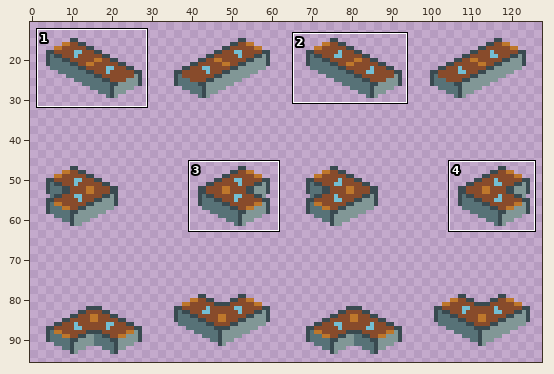
Sprite sheet -- LD48/Assets/Sprites/Conveyors.png. Above: a wide view before the commit, with the close-up outlined.
Close-up. Before the commit:
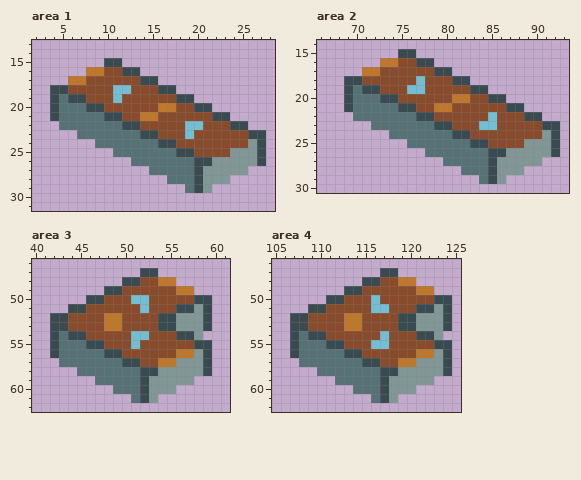
The file is 128x96 pixels. Shown: area 1: x 2..28, y 13..31; area 2: x 66..93, y 14..30; area 3: x 40..61, y 46..62; area 4: x 105..125, y 46..62. The wide view leaves out empty margins. The commit also changed other parts of the picture, which this record leaves out.
Once edited:
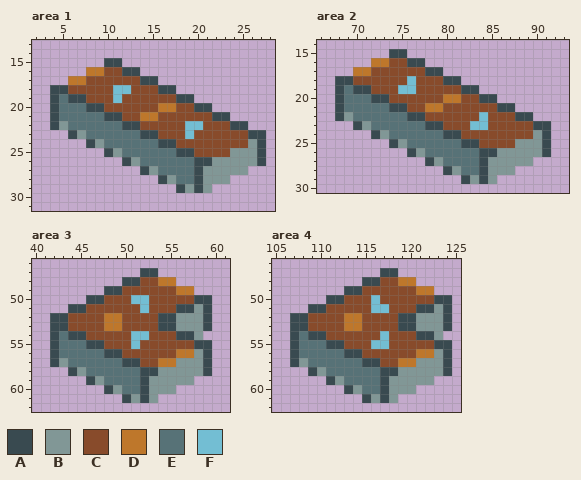
Palette (. is transparent): A #394a50  B #819796  C #884b2b  D #be772b  E #577277  F #73bed3
Diff:
--- area 1
@@ x 2..28 @@
 21 ..AEEEEEAACCDDCCCCCCAA.....
-22 ...EEEEEEEAACCCCCFFCCCAA...
-23 .....EEEEEEEAACCCFCCCCCCAA.
-24 .......EEEEEEEAACCCCCCCCBA.
-25 .........EEEEEEEAACCCCBBBA.
-26 ...........EEEEEEEAABBBBBA.
-27 .............EEEEEABBBBB...
-28 ...............EEEABBB.....
-29 .................EAB.......
+22 ..ABEEEEEEAACCCCCFFCCCAA...
+23 ....ABEEEEEEAACCCFCCCCCCAA.
+24 ......ABEEEEEEAACCCCCCCCBA.
+25 ........ABEEEEEEAACCCCBBBA.
+26 ..........ABEEEEEEAABBBBBA.
+27 ............ABEEEEABBBBB...
+28 ..............ABEEABBB.....
+29 ................ABAB.......
 30 ...........................
--- area 2
@@ x 66..93 @@
 14 ............................
-15 .........AA.................
-16 .......DDCCAA...............
-17 .....DDCCCCCCAA.............
-18 ...AACCCCCCFCCCAA...........
-19 ...AEAACCCFFCCCCCAA.........
-20 ...AEEEAACCCCCCDDCCAA.......
-21 ...AEEEEEAACCDDCCCCCCAA.....
-22 ....EEEEEEEAACCCCCCFCCCAA...
-23 ......EEEEEEEAACCCFFCCCCCAA.
-24 ........EEEEEEEAACCCCCCCCBA.
-25 ..........EEEEEEEAACCCCBBBA.
-26 ............EEEEEEEAABBBBBA.
-27 ..............EEEEEABBBBB...
-28 ................EEEABBB.....
-29 ..................EAB.......
+15 ........AA..................
+16 ......DDCCAA................
+17 ....DDCCCCCCAA..............
+18 ..AACCCCCCFCCCAA............
+19 ..AEAACCCFFCCCCCAA..........
+20 ..AEEEAACCCCCCDDCCAA........
+21 ..AEEEEEAACCDDCCCCCCAA......
+22 ..ABEEEEEEAACCCCCCFCCCAA....
+23 ....ABEEEEEEAACCCFFCCCCCAA..
+24 ......ABEEEEEEAACCCCCCCCBA..
+25 ........ABEEEEEEAACCCCBBBA..
+26 ..........ABEEEEEEAABBBBBA..
+27 ............ABEEEEABBBBB....
+28 ..............ABEEABBB......
+29 ................ABAB........
 30 ............................
--- area 3
@@ x 40..53 @@
 56 ..AEEEEEAACCCC
-57 ...EEEEEEEAACC
-58 .....EEEEEEEAA
-59 .......EEEEEAB
-60 .........EEEAB
-61 ...........EAB
+57 ..ABEEEEEEAACC
+58 ....ABEEEEEEAA
+59 ......ABEEEEAB
+60 ........ABEEAB
+61 ..........ABAB
 62 ..............
--- area 4
@@ x 105..118 @@
 56 ..AEEEEEAACCCC
-57 ...EEEEEEEAACC
-58 .....EEEEEEEAA
-59 .......EEEEEAB
-60 .........EEEAB
-61 ...........EAB
+57 ..ABEEEEEEAACC
+58 ....ABEEEEEEAA
+59 ......ABEEEEAB
+60 ........ABEEAB
+61 ..........ABAB
 62 ..............
